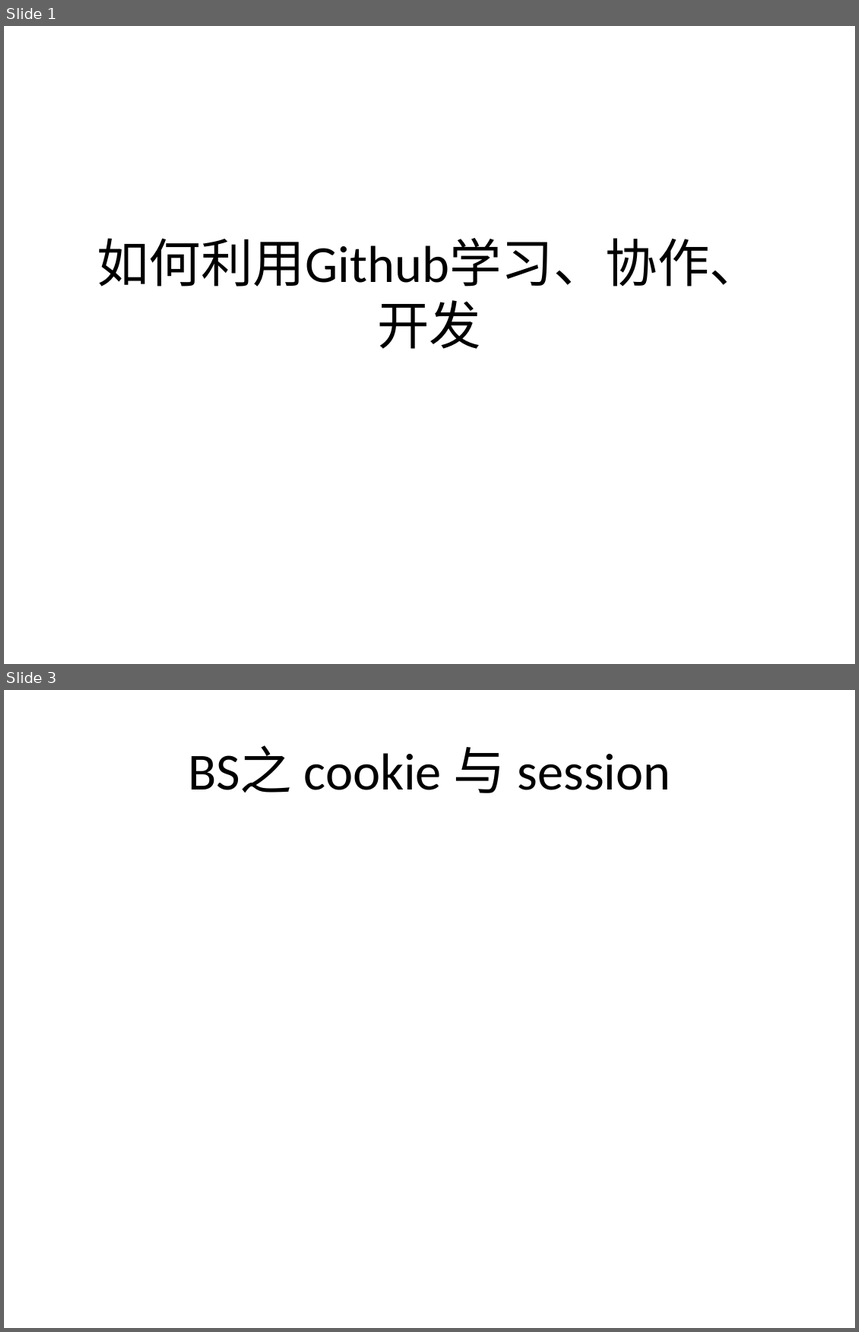
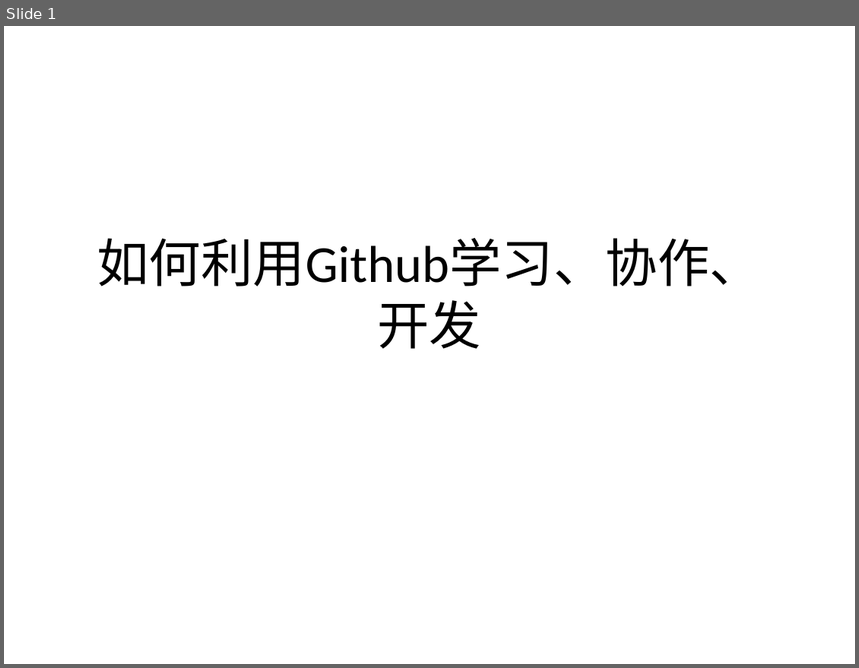
Before and after one commit to boubei-com/boubei-learn, a slide deck: doc/Java vs JS.pptx. Shown one above the other, each under a label of ours: slides 1 and 3 before the commit, slide 1 after it; the slides between them are not shown. The pictures are 859x1332 and 859x668 pixels, drawn with LibreOffice and Linux fonts; fonts in the diff are those of the drawing. Boxes give left, top, right and bottom in pixels: in the first picture for what was removed or moved away, otherwise in the second. Text is boxed around its words. In the diff, an @@ line names an element or a change of style, - is before the commit and + after.

```diff
--- a/doc/Java vs JS.pptx
+++ b/doc/Java vs JS.pptx
@@ slide 3 removed at (4,690,855,1328), background #FFFFFF @@
@@ title removed at (188,746,671,793) @@
-BS之 cookie 与 session
```
Also in this commit, not shown: 1 other slide removed, 6 other files.
